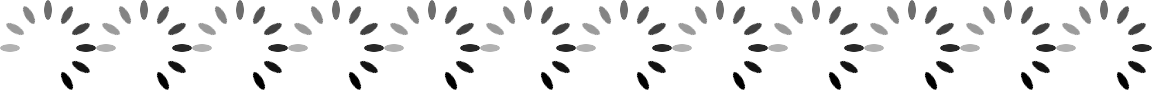
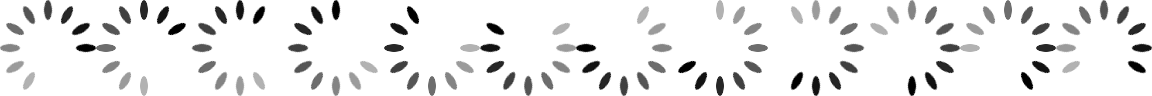
Layered file, before and after one edit (1152x96). Changes by layer:
added layer "Copie de Copie de Copie de Copie de Copie de Copie de Copie de Copie de Copie d…" (1st of 6) above "Copie de Copie de Copie de Copie de Copie de Copie de Copie de Copie de Copie d…" over (x1=1055, y1=0, x2=1152, y2=74)
added layer "Copie de Copie de Copie de Copie de Copie de Copie de Copie de Copie de Copie d…" (2nd of 6) above "Copie de Copie de Copie de Copie de Copie de Copie de Copie de Copie de Copie d…" over (x1=960, y1=47, x2=1056, y2=49)
moved "Copie de Copie de Copie de Copie de Copie de Copie de Copie de Copie de Copie d…" (3rd of 6) above "Copie de Copie de Copie de Copie de Copie de Copie de Copie de Copie de Copie d…", painted on it over (x1=870, y1=0, x2=1152, y2=96)
painted on "Copie de Copie de Copie de Copie de Copie de Copie de Copie de Copie de Copie d…" (4th of 6) over (x1=790, y1=0, x2=1056, y2=96)
painted on "Copie de Copie de Copie de Copie de Copie de Copie de Copie de Copie de Copie d…" (5th of 6) over (x1=678, y1=0, x2=960, y2=96)
painted on "Copie de Copie de Copie de Copie de Copie de Copie de Copie de Copie de Copie d…" (6th of 6) over (x1=575, y1=0, x2=864, y2=96)
painted on "Copie de Copie de Copie de Copie de Copie de Copie de Copie de Copie de Calque01" over (x1=479, y1=0, x2=768, y2=96)
painted on "Copie de Copie de Copie de Copie de Copie de Copie de Copie de Calque01" over (x1=384, y1=0, x2=672, y2=96)
painted on "Copie de Copie de Copie de Copie de Copie de Copie de Calque01" over (x1=287, y1=0, x2=576, y2=96)
painted on "Copie de Copie de Copie de Copie de Copie de Calque01" over (x1=191, y1=0, x2=480, y2=96)
painted on "Copie de Copie de Copie de Copie de Calque01" over (x1=96, y1=0, x2=384, y2=96)
renamed "Copie de Copie de Copie de Calque01" to "Calque03", painted on it over (x1=0, y1=0, x2=288, y2=90)
removed layer "Copie de Copie de Calque01" over (x1=96, y1=0, x2=192, y2=90)
removed layer "Calque01" over (x1=0, y1=0, x2=96, y2=90)
